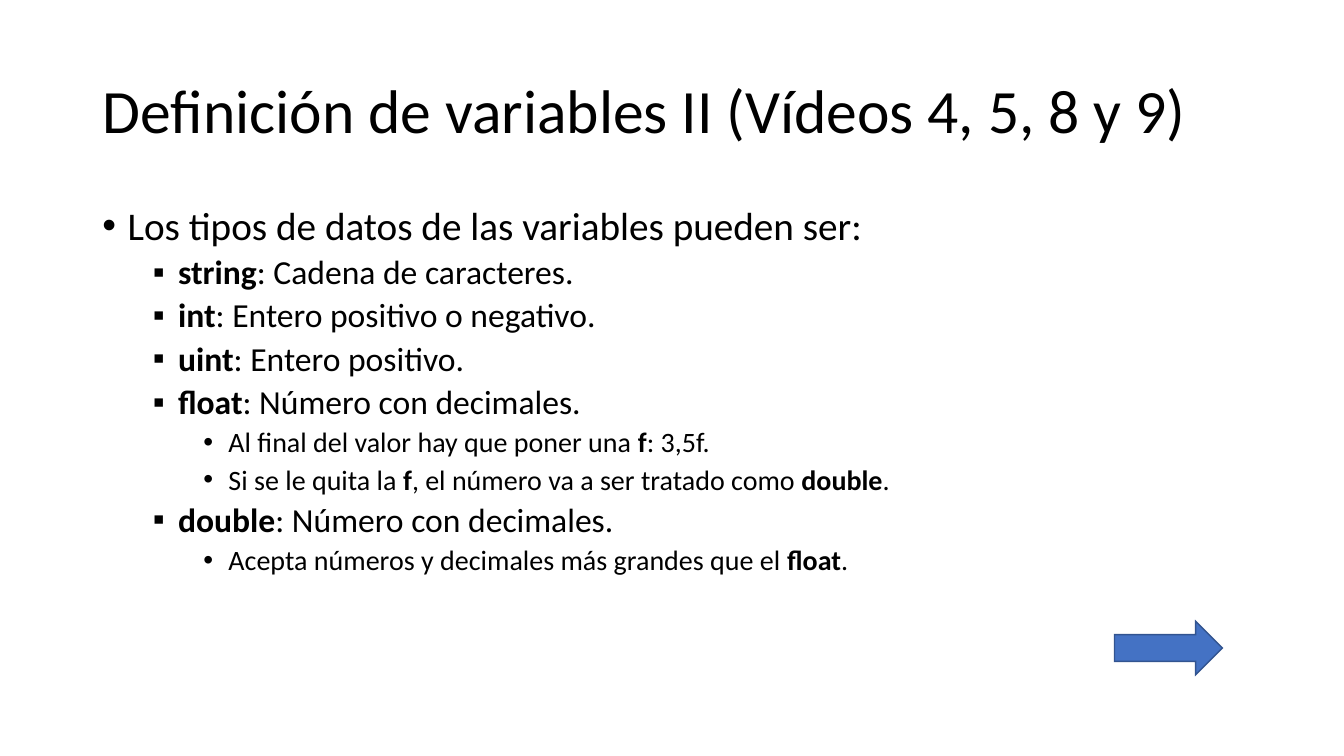
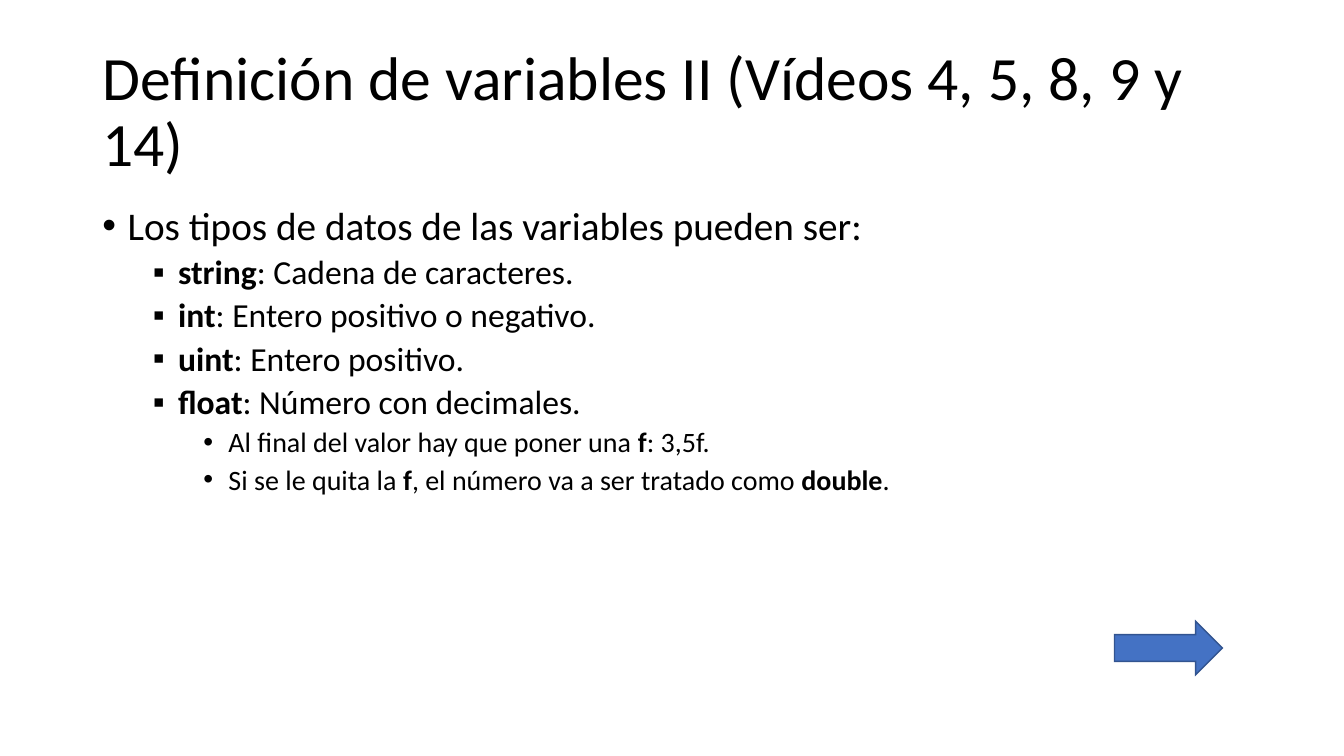
Before and after one commit to Worome/Recetatic, a slide deck: slide 5 of Recetatic/Visual C#.pptx. Drawn at 1344x756 pixels with LibreOffice and Linux fonts; fonts in the diff are those of the drawing. Boxes give left, top, right and bottom in pixels: in the first picture for what was removed or moved away, otherwise in the second. Text is boxed around its words. In the diff, an @@ line names an element or a change of style, - is before the commit and + after.

```diff
--- a/Recetatic/Visual C#.pptx
+++ b/Recetatic/Visual C#.pptx
@@ title at (x1=102, y1=55, x2=1182, y2=175): text changed @@
-Definición de variables II (Vídeos 4, 5, 8 y 9)
+Definición de variables II (Vídeos 4, 5, 8, 9 y 14)
@@ text at (x1=178, y1=508, x2=848, y2=575): paragraphs removed @@
-  ▪ double: Número con decimales.
-    • Acepta números y decimales más grandes que el float.
```
Also in this commit, not shown: 4 other slides changed, 19 slides added, 2 other files.
